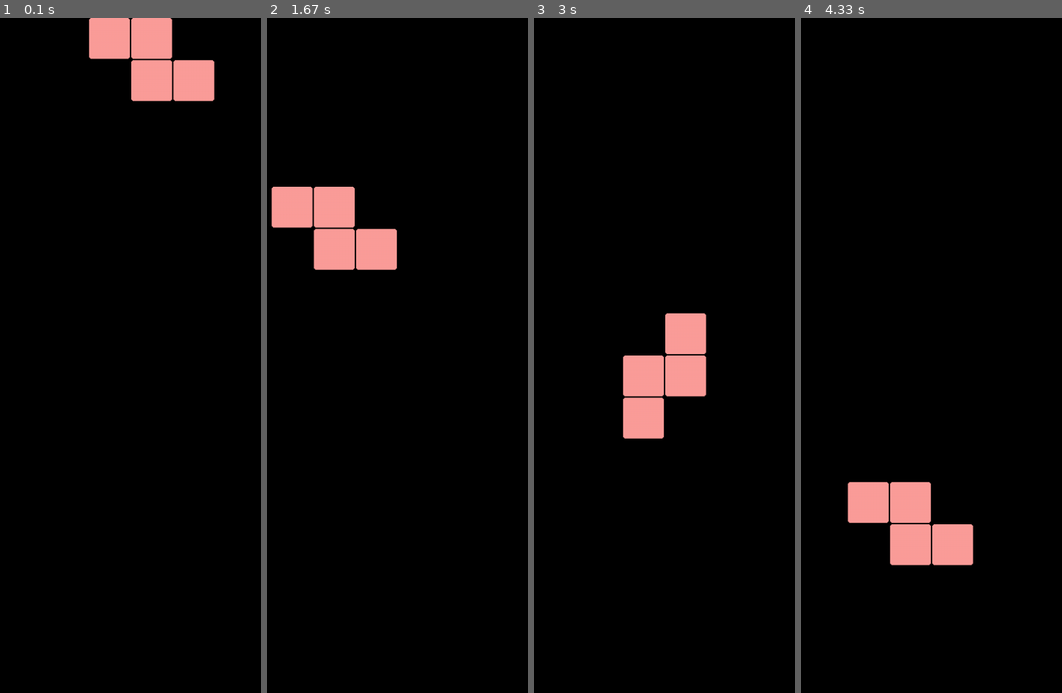
Above: before the commit, frames 1-4 (left to right).
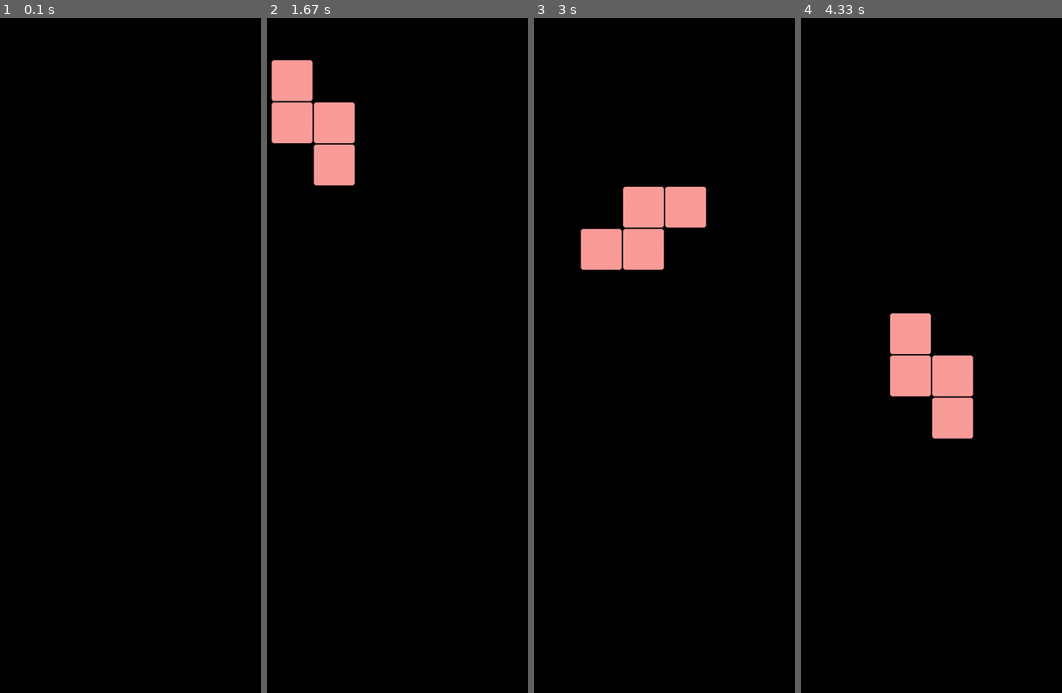
Above: after the commit, the same moments.

Repository: mrcl/tetris-pygame
Game: pygame game, started from src/main.py
Same seed, same stepped clock (60 frames per second), same inputs: the game is played once before the commit and once after it.
Inputs:
- Up to frame 1 (0.1 s): no input
- Up to frame 2 (1.67 s): hold Left 0.33-0.87 s; hold Down 0.9-1.2 s; hold Left 1.23-1.63 s
- Up to frame 3 (3 s): hold Up 1.67-2.03 s; hold Right 2.07-2.7 s; hold Down from 2.73 s (still down)
- Up to frame 4 (4.33 s): release Down at 3.1 s; hold Left 3.13-3.6 s; hold Right 3.63-4.1 s; hold Up from 4.13 s (still down)

The runs differ from the first frame. In frame 1, 3.9% of the frame differs, in the area x 33-83%, y 0-13%; in frame 2, 7.7%; in frame 3, 7.8%; in frame 4, 7.8%, in the area x 17-67%, y 43-82%.

Commit message:
Fixed collision and row completeness bugs

Diff:
--- a/pyproject.toml
+++ b/pyproject.toml
@@ -10,6 +10,7 @@
 ipython = "^7.28.0"
 
 [tool.poetry.dev-dependencies]
+ipython = "^7.28.0"
 
 [build-system]
 requires = ["poetry-core>=1.0.0"]
--- a/src/main.py
+++ b/src/main.py
@@ -52,13 +52,15 @@
             block.append(row)
         return block
 
-    def cw_rotation(self):
+    def cw_rotation(self) -> 'Block':
         state = self.build_empty_block()
         for r in range(self.size):
             for c in range(self.size):
                 state[r][c] = self.template[self.size - c - 1][r]
 
-        self.template = state
+        block = self.__class__()
+        block.template = state
+        return block
 
     def ccw_rotation(self):
         state = self.build_empty_block()
@@ -142,6 +144,17 @@
             [0, 1, 0],
             [0, 1, 0],
             [1, 1, 0],
+        ]
+        super().__init__(len(self.template))
+
+
+class TBlock(Block):
+
+    def __init__(self) -> None:
+        self.template = [
+            [0, 1, 0],
+            [1, 1, 1],
+            [0, 0, 0],
         ]
         super().__init__(len(self.template))
 
@@ -152,9 +165,11 @@
     LeftLBlock,
     RightLBlock,
     LeftSBlock,
-    RightSBlock
+    RightSBlock,
+    TBlock
 ]
 
+REMOVECOMPLETEDEVENT = pygame.USEREVENT + 1
 
 class TetrisBoard:
 
@@ -174,10 +189,14 @@
         self.add_new_block()
         self.valid_game = True
 
+        self.completed_rows = []
+
     def add_new_block(self):
-        self.block = choice(BLOCKS)()
+        self.block: Block = choice(BLOCKS)()
         self.block_colour = Colour.randomise()
-        self.block_depth = 0
+        for n in range(choice([1, 2, 3])):
+            self.block = self.block.cw_rotation()
+        self.block_depth = -self.block.size
         self.block_pos = 3
 
 
@@ -185,11 +204,11 @@
         for row in range(self.block.size):
             for col in range(self.block.size):
                 if self.block and self.block.print_pixel(row, col):
+                    row_pos = row + vertical_step + self.block_depth
                     col_pos = col + side_step + self.block_pos
-                    row_pos = row + vertical_step + self.block_depth
                     side_collision = col_pos < 0 or col_pos >= self._n_cols
                     bottom_collision = row_pos >= self._n_rows
-                    if side_collision or bottom_collision or self._board[row_pos][col_pos]:
+                    if side_collision or bottom_collision or (row_pos >= 0 and self._board[row_pos][col_pos]):
                         return True
         return False
 
@@ -220,7 +239,11 @@
         for row in range(self._n_rows):
             for col in range(self._n_cols):
                 if self._board[row][col]:
-                    pygame.draw.rect(self.surface, self._board[row][col].colour, pygame.Rect(self.padded_block * col, self.padded_block * row, self.block_size, self.block_size), 2, 3)
+                    if row in self.completed_rows:
+                        pygame.draw.rect(self.surface, self._board[row][col].colour, pygame.Rect(self.padded_block * col, self.padded_block * row, self.block_size, self.block_size), 2, 3)
+                    else:
+                        pygame.draw.rect(self.surface, self._board[row][col].colour, pygame.Rect(self.padded_block * col, self.padded_block * row, self.block_size, self.block_size), 0, 3)
+
 
     def draw_block(self):
         if self.valid_game:
@@ -232,30 +255,36 @@
     def incorporate_block_to_pile(self):
         for row in range(self.block.size):
             for col in range(self.block.size):
-                if self.block and self.block.print_pixel(row, col):
+                if self.block and self.block.print_pixel(row, col) and (row + self.block_depth) >= 0:
                     self._board[row + self.block_depth][col + self.block_pos] = self.block_colour
 
-    def process_completed_row(self):
-        completed_rows = []
+    def process_completed_rows(self):
+        self.completed_rows = []
         for ri, row in enumerate(self._board):
-            if all(row):
-                completed_rows.append(ri)
-
-        if len(completed_rows):
-            for ri in reversed(completed_rows):
+            if ri not in self.completed_rows and all(row):
+                self.completed_rows.append(ri)
+
+        if len(self.completed_rows):
+            pygame.time.set_timer(REMOVECOMPLETEDEVENT, 200, True)
+
+
+    def remove_completed_rows(self):
+        if len(self.completed_rows):
+            for ri in self.completed_rows:
                 self._board.pop(ri)
-            len(self._board)
-
-            self._board = [[None] * self._n_cols] * len(completed_rows) + self._board
+                self._board.insert(0,[None] * self._n_cols)
+
+            self.completed_rows = []
+        self.process_completed_rows()
 
     def process_frame(self):
         t = time.time()
         if t - self.last_block_step >= self.step_iterval and self.valid_game:
             if not self.move_down():
                 self.incorporate_block_to_pile()
-                self.process_completed_row()
+                self.process_completed_rows()
                 self.add_new_block()
-                if self.detect_collision():
+                if self.detect_collision(vertical_step=1):
                     self.game_over()
             self.last_block_step = t
 
@@ -270,10 +299,16 @@
         self.draw_grid()
         self.draw_block()
 
+    def rotate_block(self):
+        previous_block_state = self.block
+        self.block = self.block.cw_rotation()
+        if self.detect_collision():
+            self.block = previous_block_state
+
     def event(self, event: Event) -> None:
         try:
             {
-                pygame.K_UP: self.block.cw_rotation,
+                pygame.K_UP: self.rotate_block,
                 pygame.K_LEFT: self.move_left,
                 pygame.K_RIGHT: self.move_right,
                 pygame.K_DOWN: self.move_down,
@@ -289,14 +324,23 @@
 
     running = True
 
-    tetris_board = TetrisBoard(8, 16)
+    board_size = (8, 16)
+
+    tetris_board = TetrisBoard(*board_size)
 
     while running:
-        clock.tick(60)
+        clock.tick(120)
         for event in pygame.event.get():
             # Did the user hit a key?
+
             if event.type == pygame.KEYDOWN:
-                tetris_board.event(event)
+                if event.key == pygame.K_r:
+                    tetris_board = TetrisBoard(*board_size)
+                else:
+                    tetris_board.event(event)
+
+            elif event.type == REMOVECOMPLETEDEVENT:
+                tetris_board.remove_completed_rows()
 
             # Did the user click the window close button? If so, stop the loop.
             elif event.type == pygame.QUIT:
Not shown, changed: poetry.lock
